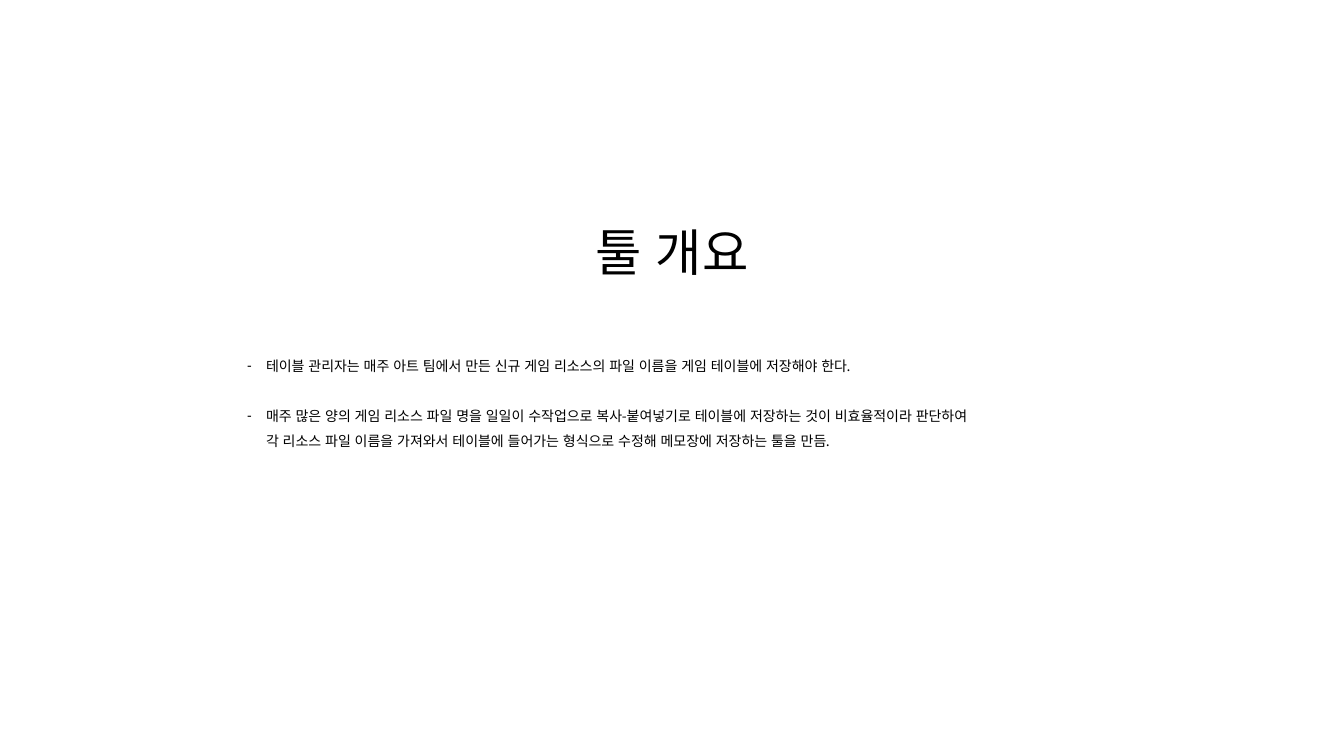
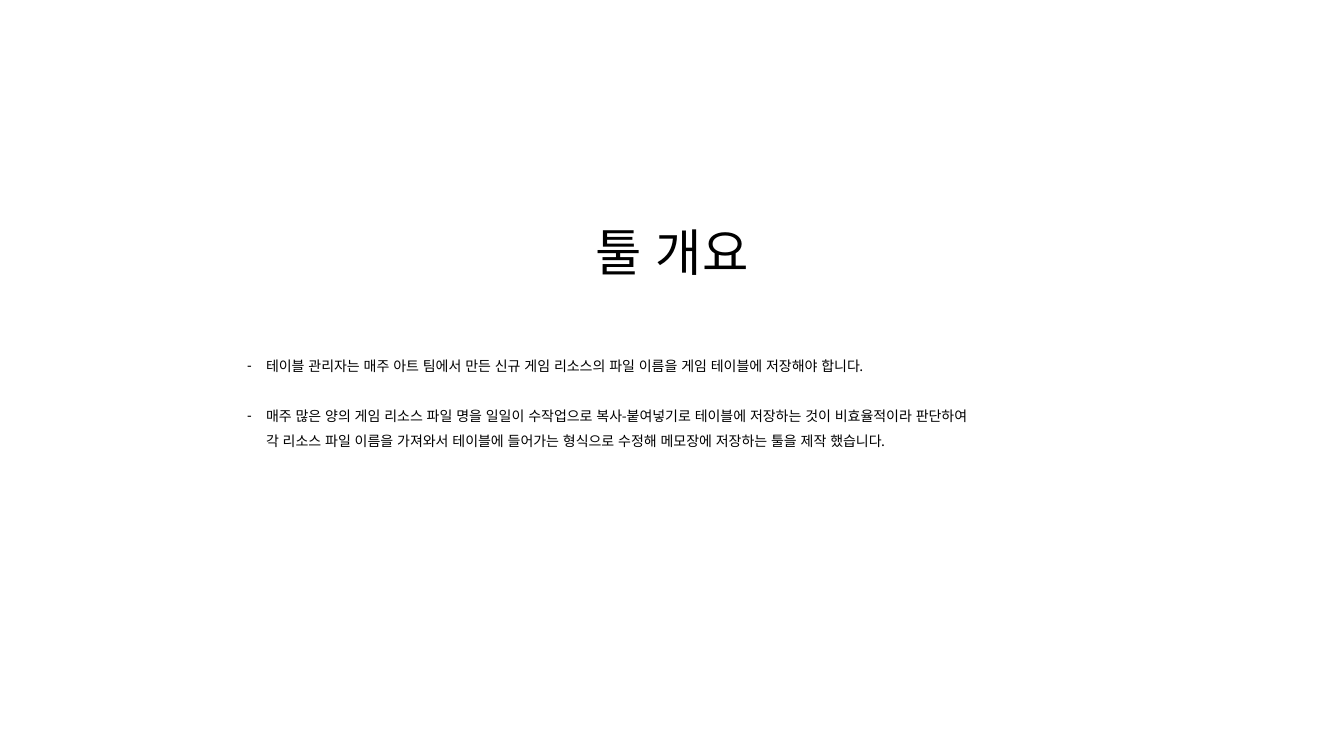
Before and after one commit to caroan/WorkList, a slide deck: slide 2 of 이력서및포트폴리오_안명선/포트폴리오/문서외포트폴리오/Java툴/파일이름가져오는툴 사용법.pptx. Drawn at 1344x756 pixels with LibreOffice and Linux fonts; fonts in the diff are those of the drawing. Boxes give left, top, right and bottom in pixels: in the first picture for what was removed or moved away, otherwise in the second. Text is boxed around its words. In the diff, an @@ line names an element or a change of style, - is before the commit and + after.

```diff
--- a/이력서및포트폴리오_안명선/포트폴리오/문서외포트폴리오/Java툴/파일이름가져오는툴 사용법.pptx
+++ b/이력서및포트폴리오_안명선/포트폴리오/문서외포트폴리오/Java툴/파일이름가져오는툴 사용법.pptx
@@ text at (x1=266, y1=359, x2=967, y2=447): text changed @@
-– 테이블 관리자는 매주 아트 팀에서 만든 신규 게임 리소스의 파일 이름을 게임 테이블에 저장해야 한다.
-– 매주 많은 양의 게임 리소스 파일 명을 일일이 수작업으로 복사-붙여넣기로 테이블에 저장하는 것이 비효율적이라 판단하여
-  각 리소스 파일 이름을 가져와서 테이블에 들어가는 형식으로 수정해 메모장에 저장하는 툴을 만듬.
+– 테이블 관리자는 매주 아트 팀에서 만든 신규 게임 리소스의 파일 이름을 게임 테이블에 저장해야 합니다.
+– 매주 많은 양의 게임 리소스 파일 명을 일일이 수작업으로 복사-붙여넣기로 테이블에 저장하는 것이 비효율적이라 판단하여
+  각 리소스 파일 이름을 가져와서 테이블에 들어가는 형식으로 수정해 메모장에 저장하는 툴을 제작 했습니다.
```
Also in this commit, not shown: 5 other slides changed, 3 other files.
